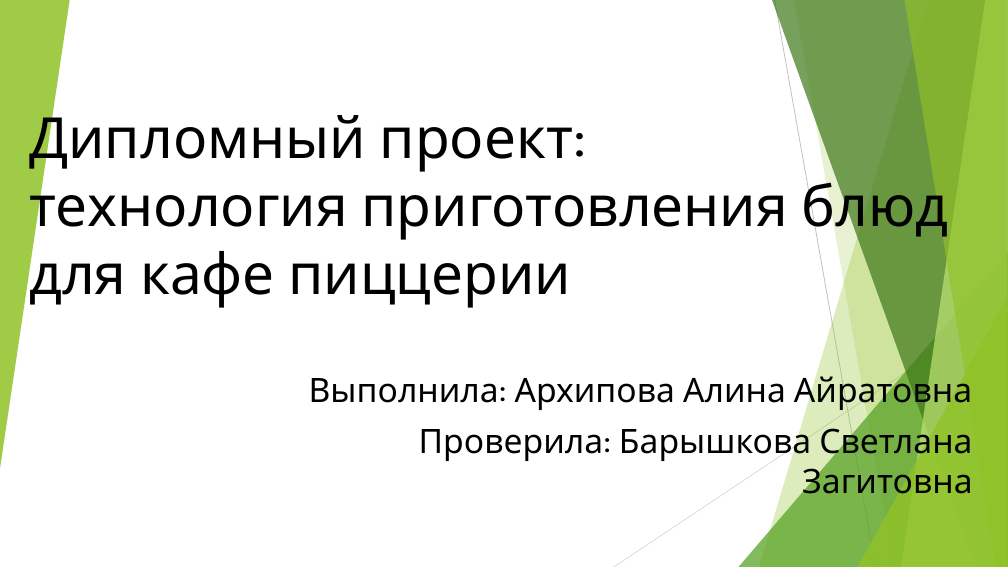
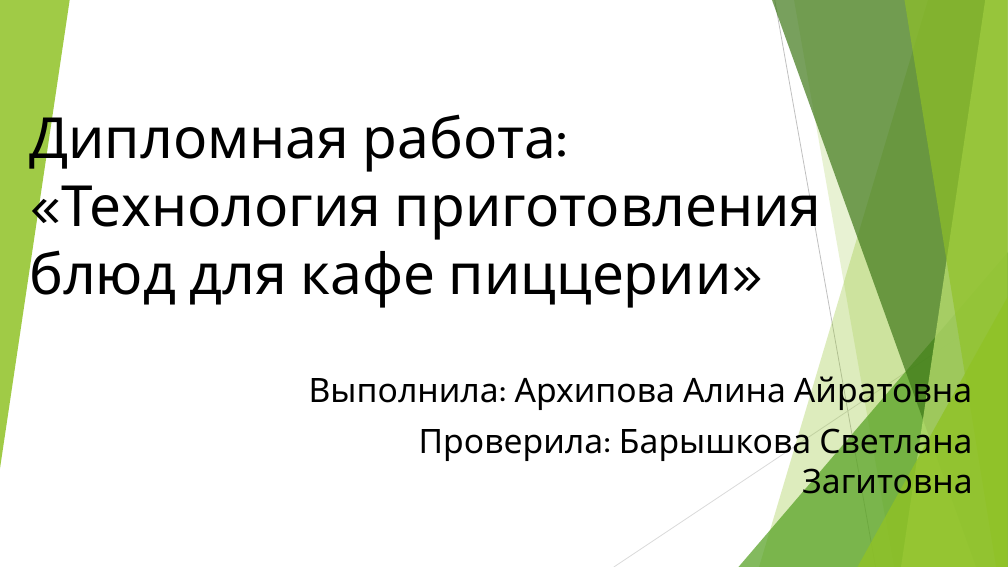
Before and after one commit to David2261/Scheme_Automation, a slide deck: slide 1 of 2023/Диплом/Алина/Презентация.pptx. Drawn at 1008x567 pixels with LibreOffice and Linux fonts; fonts in the diff are those of the drawing. Boxes give left, top, right and bottom in pixels: in the first picture for what was removed or moved away, otherwise in the second. Text is boxed around its words. In the diff, an @@ line names an element or a change of style, - is before the commit and + after.

```diff
--- a/2023/Диплом/Алина/Презентация.pptx
+++ b/2023/Диплом/Алина/Презентация.pptx
@@ title at box(29, 104, 822, 308): text changed @@
-Дипломный проект:
-технология приготовления блюд для кафе пиццерии
+Дипломная работа:
+«Технология приготовления блюд для кафе пиццерии»
```
Also in this commit, not shown: 4 other slides changed, 9 slides added, 1 slide removed, 1 other file.
